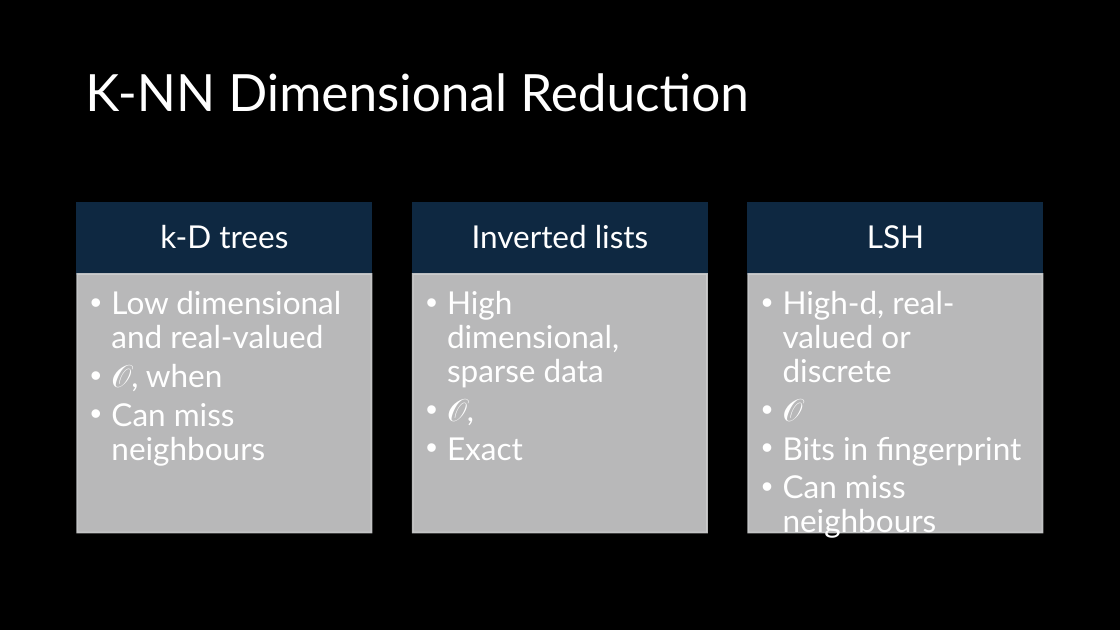
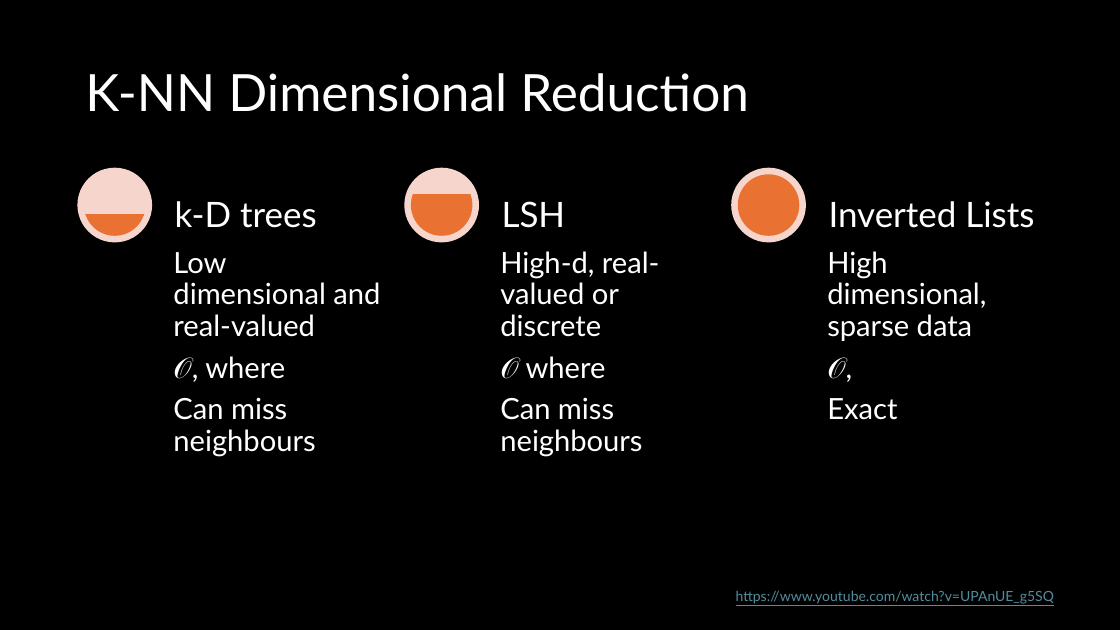
Before and after one commit to Peeyush4/MSML651-PySpark-Movie-Recommendation, a slide deck: slide 9 of Recommendation System using PySpark.pptx (slide 22 before the commit). Drawn at 1120x630 pixels with LibreOffice and Linux fonts; fonts in the diff are those of the drawing. Boxes give left, top, right and bottom in pixels: in the first picture for what was removed or moved away, otherwise in the second. Text is boxed around its words. In the diff, an @@ line names an element or a change of style, - is before the commit and + after.

```diff
--- a/Recommendation System using PySpark.pptx
+++ b/Recommendation System using PySpark.pptx
@@ text "k-D trees": place and size @@
-text "k-D trees" at (160, 224, 288, 249)
+text "k-D trees" at (175, 201, 317, 228)
@@ text "k-D trees" at (175, 201, 317, 228): size 27 to 30 pt; alignment centre to left; more space between paragraphs; vertical alignment middle to bottom @@
@@ text "LSH" at (502, 201, 566, 228): size 27 to 30 pt; alignment centre to left; more space between paragraphs; vertical alignment middle to bottom @@
@@ text "LSH": place and size @@
-text "LSH" at (867, 225, 924, 249)
+text "LSH" at (502, 201, 566, 228)
@@ group added at (77, 168, 807, 243): 3 ellipses, 3 chord (boxed as its full ellipse)s @@
@@ text "Inverted Lists" at (829, 201, 1034, 228): vertical alignment middle to bottom @@
@@ text at (829, 201, 1034, 228): text changed; size 27 to 30 pt @@
-Inverted lists
+Inverted Lists
@@ text "Low dimensional and real-valued": place and size @@
-text "Low dimensional and real-valued" at (111, 291, 341, 466)
+text "Low dimensional and real-valued" at (173, 252, 380, 457)
@@ text at (173, 252, 380, 457): size 27 to 25 pt in "Low dimensional and real-valued", "Can miss neighbours"; bullet • to none; list level 2 to 1 in "Low dimensional and real-valued"; list level 2 to 1 in "Can miss neighbours" @@
@@ text "High-d, real-valued or discrete": place and size @@
-text "High-d, real-valued or discrete" at (783, 291, 1021, 539)
+text "High-d, real-valued or discrete" at (500, 251, 660, 457)
@@ text at (500, 251, 660, 457): size 27 to 25 pt in "High-d, real-valued or discrete", "Can miss neighbours"; bullet • to none; list level 2 to 1 in "High-d, real-valued or discrete"; list level 2 to 1 in "Can miss neighbours" @@
@@ text "High dimensional, sparse data": place and size @@
-text "High dimensional, sparse data" at (447, 291, 619, 460)
+text "High dimensional, sparse data" at (827, 251, 986, 420)
@@ text "High dimensional, sparse data" at (827, 251, 986, 420): size 27 to 25 pt; bullet • to none; list level 2 to 1 in "High dimensional, sparse data"; list level 2 to 1 in "𝒪,"; list level 2 to 1 in "Exact" @@
@@ group removed at (77, 202, 1043, 533): 6 rectangles @@
@@ text at (173, 356, 285, 382): text changed; size 27 to 25 pt @@
-  • 𝒪, when
+𝒪, where
@@ text at (500, 356, 606, 379): text changed; size 27 to 25 pt @@
-  • 𝒪
-  • Bits in fingerprint
+𝒪 where
@@ text added at (736, 590, 1054, 604), 12 pt, text #538D9D, underline @@
+https://www.youtube.com/watch?v=UPAnUE_g5SQ
```
Also in this commit, not shown: 11 other slides changed, 5 slides added, 10 slides removed.
